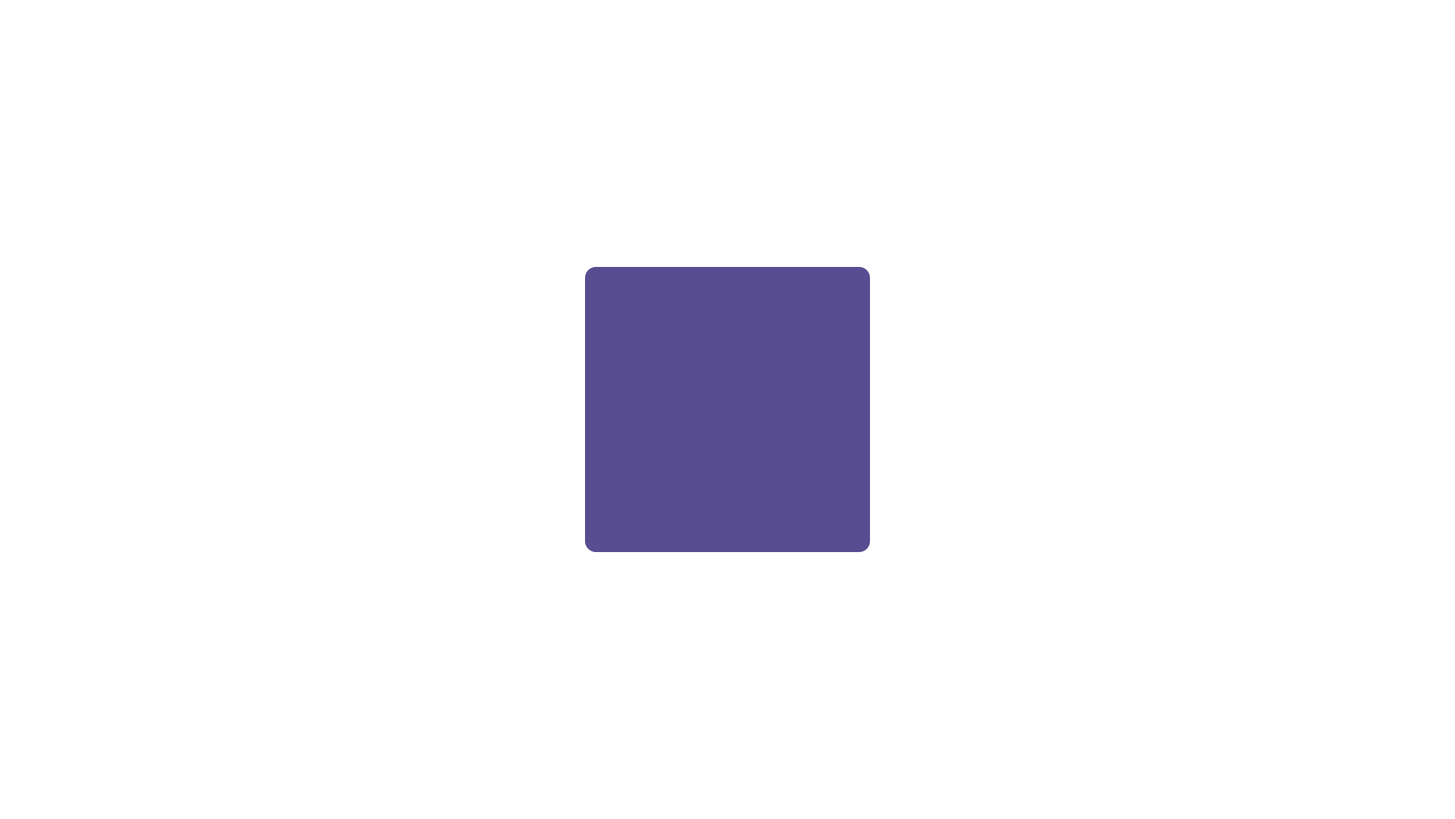
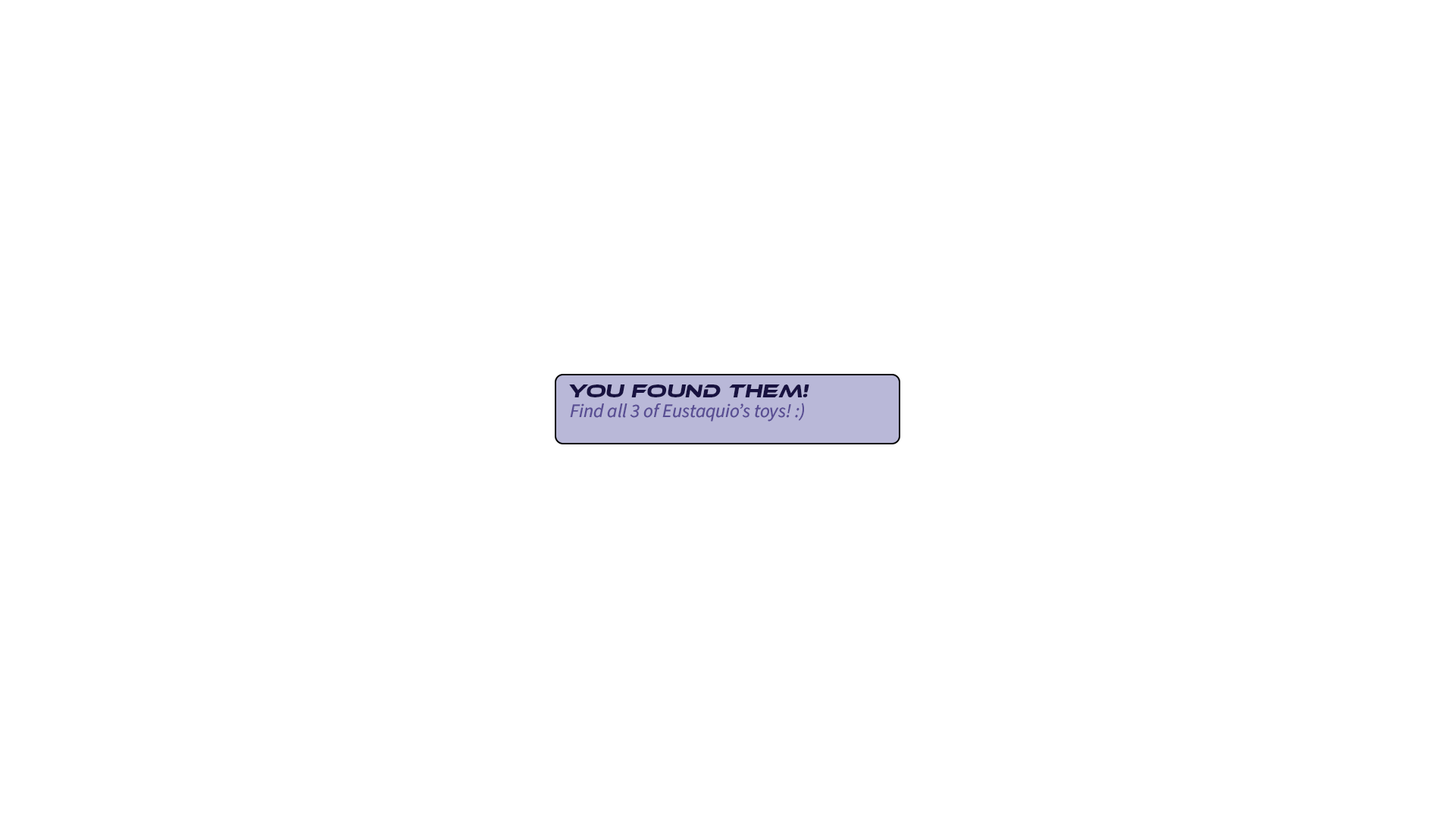
Layered file, before and after one edit (1455px x 819px). Changes by layer:
added group "Archivement" with 3 layers above "Food Mision" over box(554, 373, 901, 445)
added layer "You found them!" in group "Archivement" over box(569, 384, 810, 398)
added layer "Find all 3 of Eustaquio’s toys! :)" in group "Archivement" over box(570, 402, 805, 422)
added layer "Rectángulo 3" (4th of 5, in "Archivement") in group "Archivement" over box(554, 373, 901, 445)
hid "Minimapa" over box(585, 266, 871, 552)
